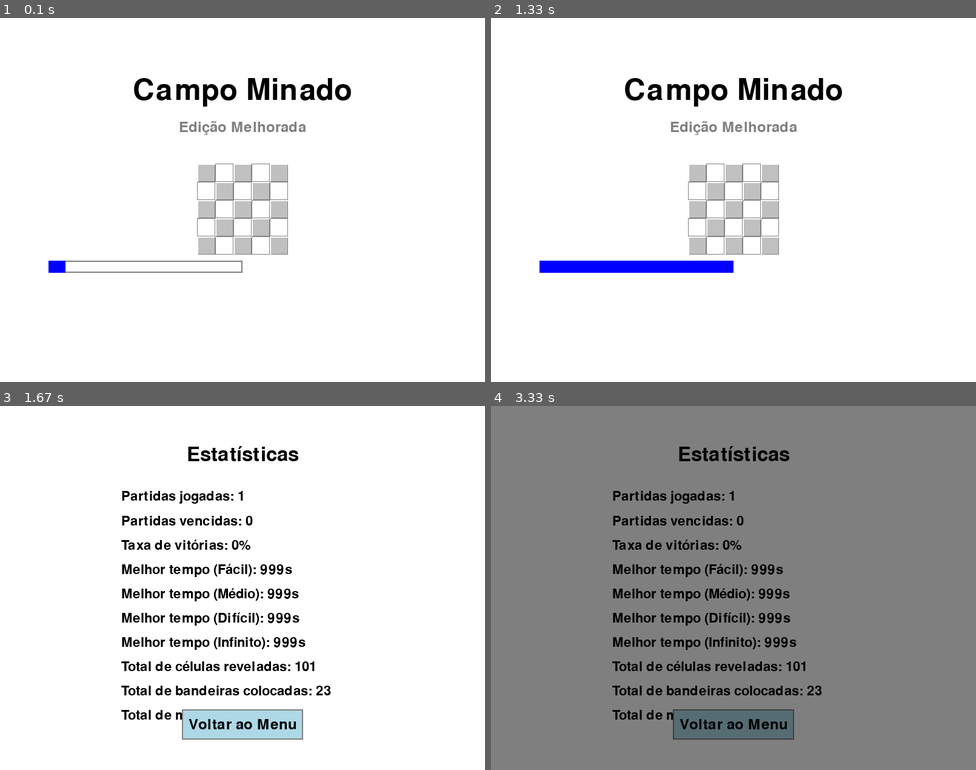
Above: before the commit, frames 1-4 (two rows, left to right).
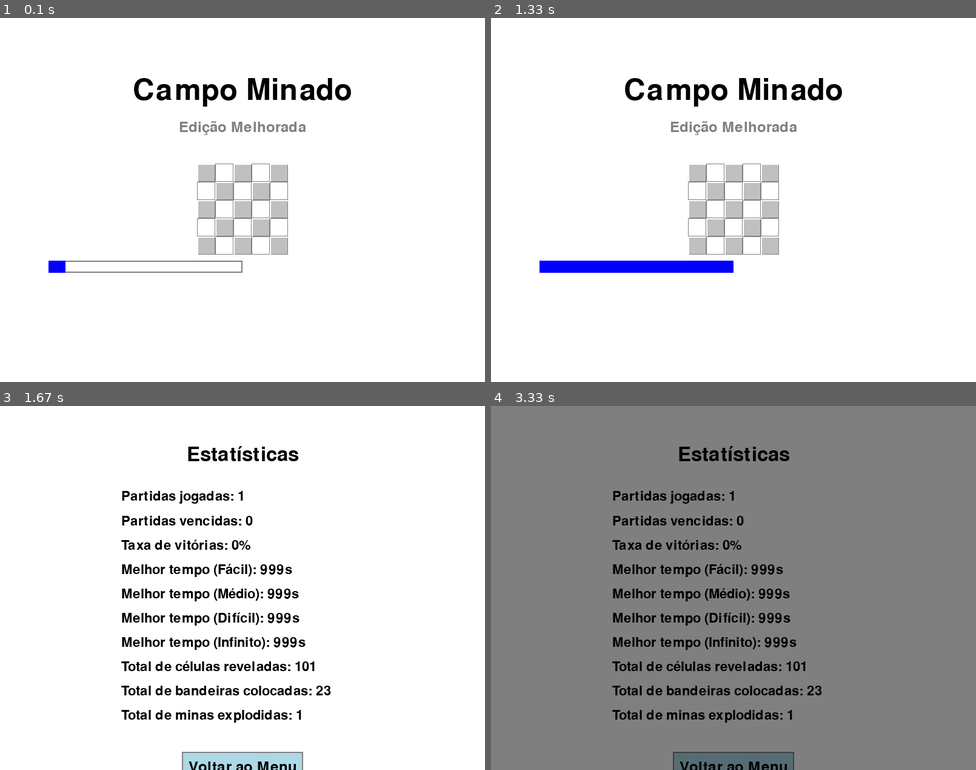
Above: after the commit, the same moments.

Repository: brunonettom/meus_codigos
Game: pygame game, started from campo_minado/campo_minado_infinite.py
Same seed, same stepped clock (60 frames per second), same inputs: the game is played once before the commit and once after it.
Inputs:
- Up to frame 1 (0.1 s): no input
- Up to frame 2 (1.33 s): no input
- Up to frame 3 (1.67 s): click "Estatísticas" at 1.5 s
- Up to frame 4 (3.33 s): tap Enter at 1.78 s; tap T at 3.22 s

Frames 1-2 are identical in both runs. In frame 3, 3.3% of the frame differs, in the area x 37-63%, y 83-100%; in frame 4, 3.3%.

Commit message:
estatisticas resolvidas

Diff:
--- a/campo_minado/campo_minado_infinite.py
+++ b/campo_minado/campo_minado_infinite.py
@@ -1302,10 +1302,15 @@
         stat_rect = stat_text.get_rect(midleft=(WINDOWWIDTH // 4, stats_y + i * stats_spacing))
         DISPLAYSURF.blit(stat_text, stat_rect)
 
-    # Back button
+    # Back button - position it lower on the screen to avoid overlap with stats
     button_width, button_height = 200, 50
     button_x = (WINDOWWIDTH - button_width) // 2
-    button_y = WINDOWHEIGHT - 100
+
+    # Calculate position to ensure button doesn't overlap statistics
+    # Use the last stat position + spacing + button height + padding
+    last_stat_y = stats_y + (len(stats_list) - 1) * stats_spacing
+    button_y = max(last_stat_y + stats_spacing + 20, WINDOWHEIGHT - 80)
+
     pygame.draw.rect(DISPLAYSURF, theme["button"], (button_x, button_y, button_width, button_height))
     pygame.draw.rect(DISPLAYSURF, theme["grid"], (button_x, button_y, button_width, button_height), 2)
 
